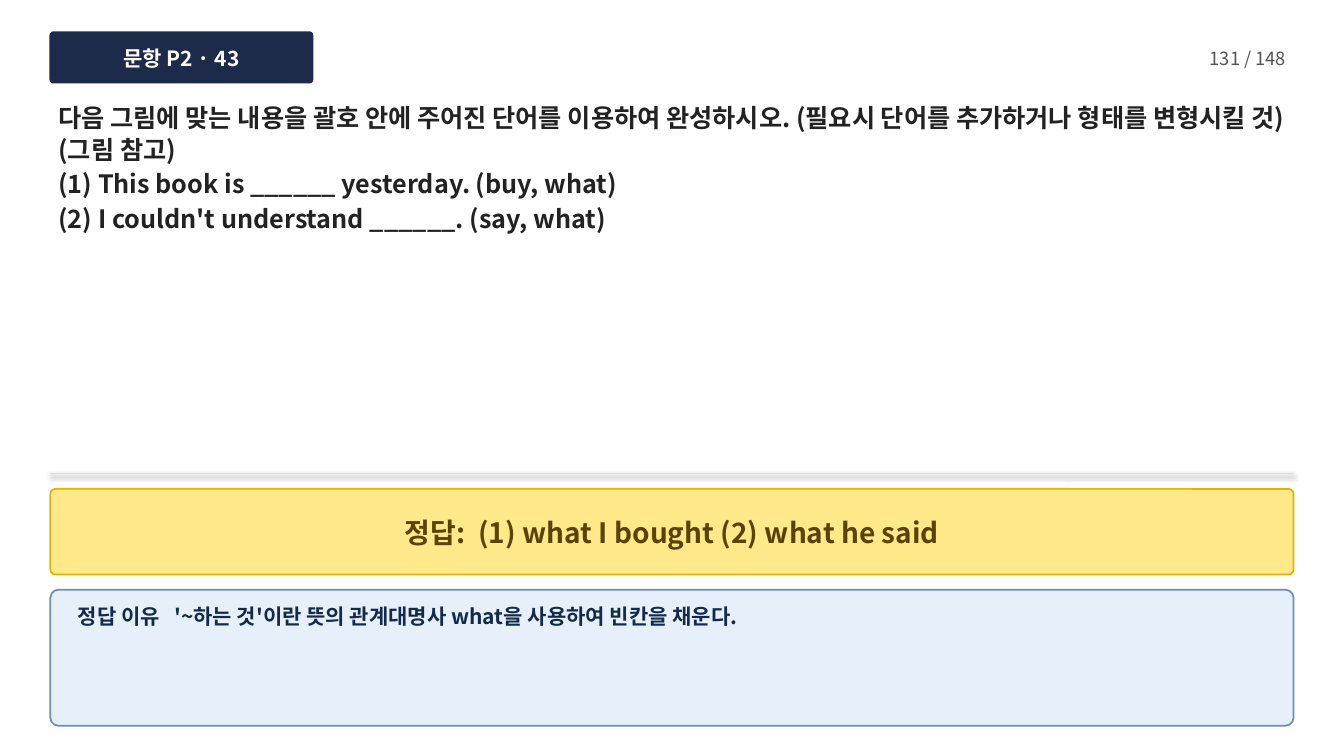
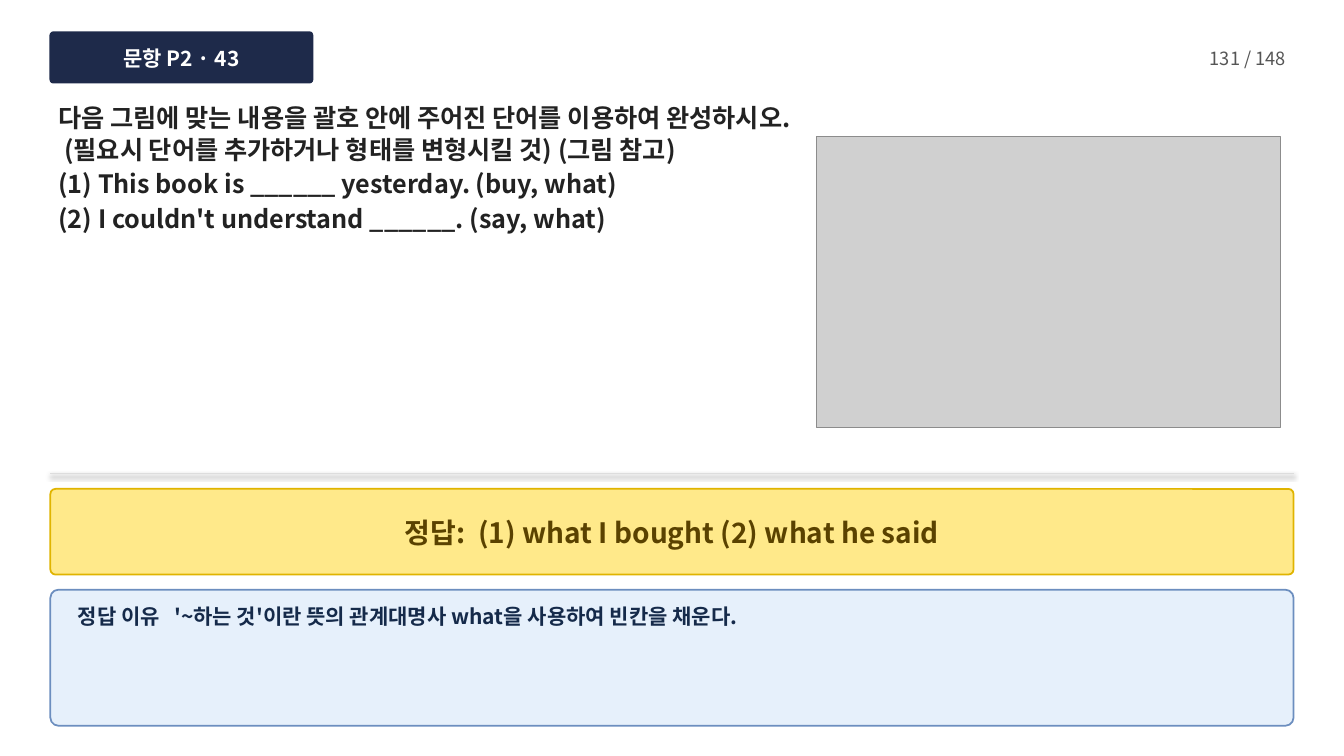
Before and after one commit to dtpman/dtpman, a slide deck: slide 132 of L6_Grammar_BuildUp.pptx. Drawn at 1344x756 pixels with LibreOffice and Linux fonts; fonts in the diff are those of the drawing; grey boxes stand for pictures. Boxes give left, top, right and bottom in pixels: in the first picture for what was removed or moved away, otherwise in the second. Text is boxed around its words. In the diff, an @@ line names an element or a change of style, - is before the commit and + after.

```diff
--- a/L6_Grammar_BuildUp.pptx
+++ b/L6_Grammar_BuildUp.pptx
@@ text "다음 그림에 맞는 내용을 괄호 ..." rewrapped from (58,105,1285,234) to (58,106,790,234) @@
@@ picture added at (817,137,1280,427) @@
```
Also in this commit, not shown: 13 other slides changed.
